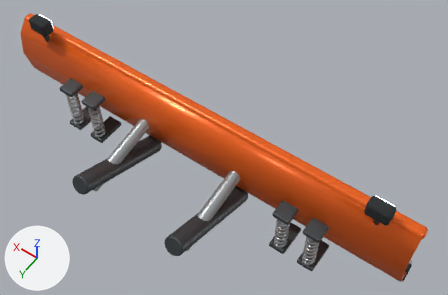
The glTF model vehicles/tractor_snow_blade.glb: old version first, new version second.
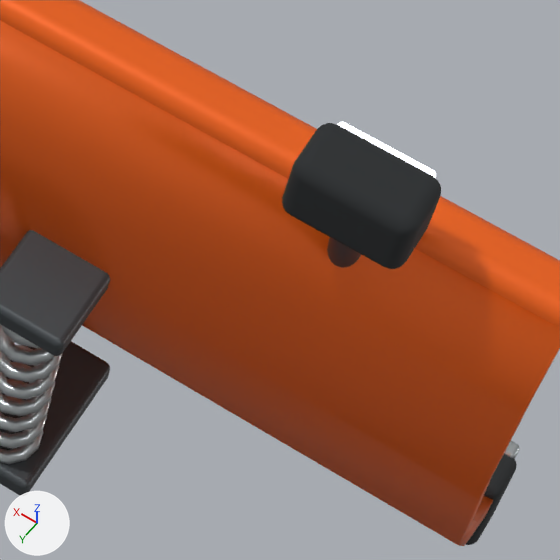
The first picture shows the older version from a 50 mm camera at (-1.64, 1.98, 3.83) aimed at (-0.18, -0.05, 0.63). The close-ups show the older and then the newer version on the part from 68% to 94% of the width and 58% to 96% of the height of that picture. Only the edits that show in the close-ups are written down. The axes (+X, +Y, +Z) are drawn at lower left. The lights are the same throughout. Where no turn or scale is listed for an object, it has been applied to the vertices.

Names of what the first close-up shows: 'Lip', 'Orange mouldboard', 'Rubber cutting edge', 'Spring anchor', 'Spring anchor.001', 'Trip spring', 'Work lamp diffuser', 'Work lamp housing' and 2 more.
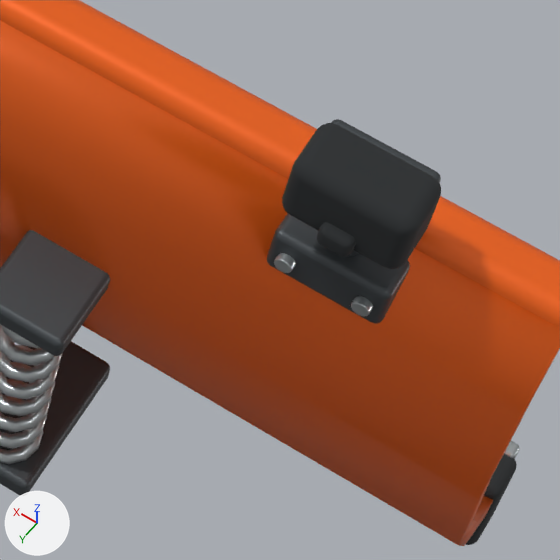
Where the change shows, as pixel boxes (x1, y1, x2, y2) in the close-ups (560 x 560 px):
'Work lamp mounting saddle', added
    after: (267, 213, 410, 324)
'Work lamp cable gland', added (black)
    after: (317, 222, 356, 257)
'Work lamp lens bezel', added
    after: (331, 119, 441, 183)
'Work lamp saddle bolt', added
    after: (351, 296, 373, 316)
'Work lamp saddle bolt.001', added
    after: (274, 253, 296, 273)

Patch to the scene script:
```diff
--- a/vehicles/tractor_snow_blade.glb.py
+++ b/vehicles/tractor_snow_blade.glb.py
@@ me_cylinder_031_1 @@
+me_cylinder_031_1.from_pydata(...)  # 400 vertices, 796 faces; spans x -0.011..0.011, y -0.006..0.006, z -0.011..0.011
+me_cylinder_031_1.materials.append(mat_galvanised_steel)  # grey #adb3b5
@@ me_cylinder_030_1 @@
+me_cylinder_030_1.from_pydata(...)  # 400 vertices, 796 faces; spans x -0.011..0.011, y -0.006..0.006, z -0.011..0.011
+me_cylinder_030_1.materials.append(mat_galvanised_steel)  # grey #adb3b5
@@ me_cube_013_1 @@
+me_cube_013_1.from_pydata(...)  # 152 vertices, 300 faces; spans x -0.0725..0.0725, y -0.045..0.045, z -0.035..0.035
+me_cube_013_1.materials.append(mat_graphite_steel)  # dark grey #4a4f52
@@ me_cube_015_1 @@
+me_cube_015_1.from_pydata(...)  # 152 vertices, 300 faces; spans x -0.0655..0.0655, y -0.01..0.01, z -0.0405..0.0405
+me_cube_015_1.materials.append(mat_graphite_steel)  # dark grey #4a4f52
@@ me_cube_016_1 @@
+me_cube_016_1.from_pydata(...)  # 152 vertices, 300 faces; spans x -0.0205..0.0205, y -0.0175..0.0175, z -0.016..0.016
+me_cube_016_1.materials.append(mat_tyre_rubber)  # black #26292b
@@ ob_work_lamp_saddle_bolt_001 @@
+ob_work_lamp_saddle_bolt_001 = bpy.data.objects.new('Work lamp saddle bolt.001', me_cylinder_031_1)
+ob_work_lamp_saddle_bolt_001.location = (-1.232, 0.074, 0.851)
@@ ob_work_lamp_saddle_bolt @@
+ob_work_lamp_saddle_bolt = bpy.data.objects.new('Work lamp saddle bolt', me_cylinder_030_1)
+ob_work_lamp_saddle_bolt.location = (-1.328, 0.074, 0.851)
@@ ob_work_lamp_mounting_saddle @@
+ob_work_lamp_mounting_saddle = bpy.data.objects.new('Work lamp mounting saddle', me_cube_013_1)
+ob_work_lamp_mounting_saddle.location = (-1.28, 0.024, 0.851)
@@ ob_work_lamp_lens_bezel @@
+ob_work_lamp_lens_bezel = bpy.data.objects.new('Work lamp lens bezel', me_cube_015_1)
+ob_work_lamp_lens_bezel.location = (-1.28, 0.004, 1.0)
@@ ob_work_lamp_cable_gland @@
+ob_work_lamp_cable_gland = bpy.data.objects.new('Work lamp cable gland', me_cube_016_1)
+ob_work_lamp_cable_gland.location = (-1.28, 0.085, 0.972)
```
